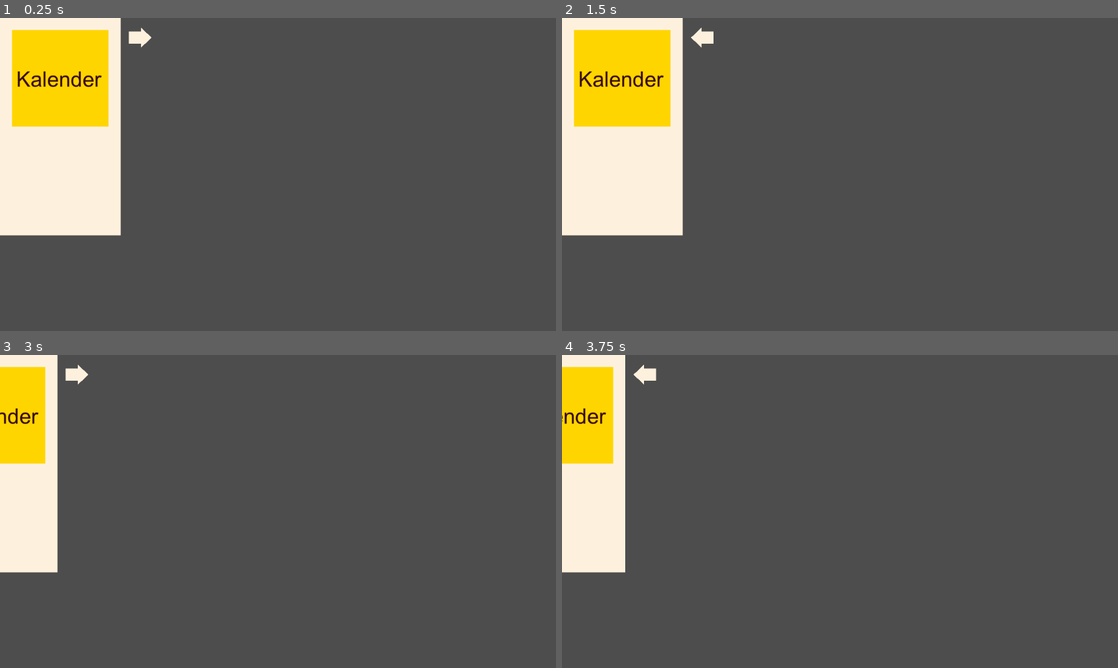
Above: before the commit, frames 1-4 (two rows, left to right).
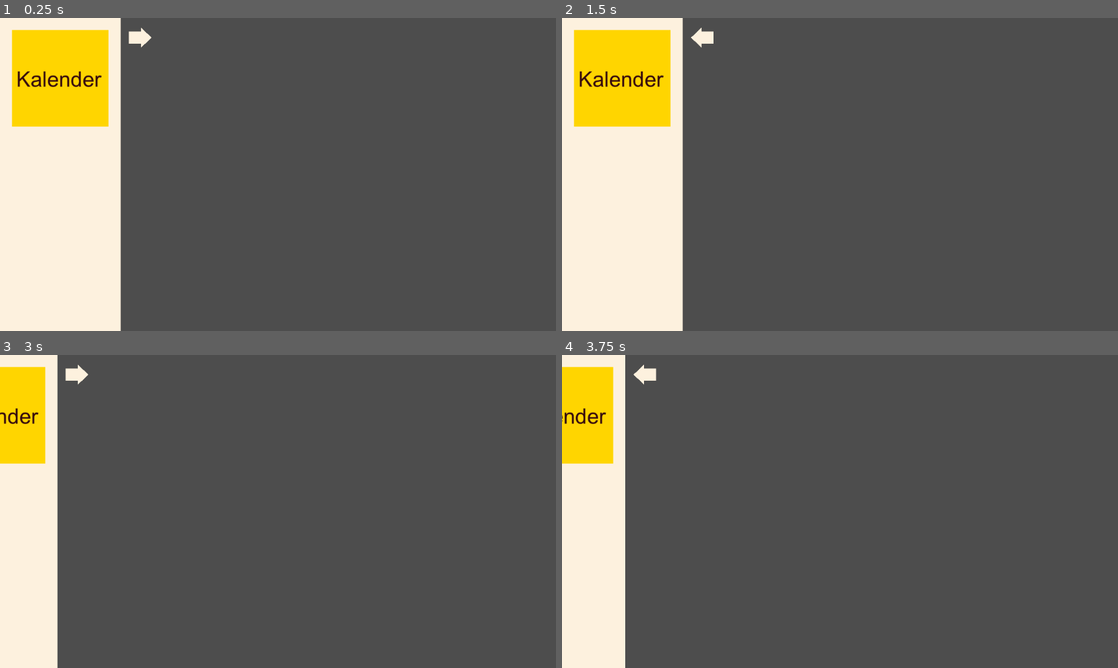
Above: after the commit, the same moments.

Repository: k4444th/Cozy-Moments
Game: Godot game, scene res://scenes/sidenav.tscn
Two runs of this game, one before a commit and one after it. Both use one fixed random seed, a clock stepped at 60 frames per second and the inputs below. The project has no main scene, so this scene is started directly.
Inputs (mouse positions are in pixels of both pictures, inside the frame that each line leads up to):
- Up to frame 1 (0.25 s): no input
- Up to frame 2 (1.5 s): click (623, 77) at 0.5 s; click (701, 36) at 1.25 s
- Up to frame 3 (3 s): click (61, 414) at 2 s; click (139, 373) at 2.75 s
- Up to frame 4 (3.75 s): click (584, 373) at 3.5 s

The runs differ from the first frame. In frame 1, 6.7% of the frame differs, in the area x 0-22%, y 69-100%; in frame 2, 6.7%; in frame 3, 3.2%; in frame 4, 3.5%.
Error before the commit: Invalid access to property or key 'position' on a base object of type 'null instance'. (res://scripts/sidenav.gd:27)
Error after the commit: Invalid access to property or key 'position' on a base object of type 'null instance'. (res://scripts/sidenav.gd:39)

Commit message:
Add ressources to GUI

Diff:
--- a/project.godot
+++ b/project.godot
@@ -14,6 +14,11 @@
 config/features=PackedStringArray("4.4", "Forward Plus")
 boot_splash/bg_color=Color(0.992157, 0.945098, 0.870588, 1)
 boot_splash/image="uid://cb3bmjrjn8edy"
+config/icon="uid://cb3bmjrjn8edy"
+
+[autoload]
+
+Gamemanager="*res://scenes/gamemanager.tscn"
 
 [display]
 
--- /dev/null
+++ b/scenes/game.tscn
@@ -0,0 +1,27 @@
+[gd_scene load_steps=5 format=3 uid="uid://xekont1h321d"]
+
+[ext_resource type="PackedScene" uid="uid://dw5mmhbqsshlo" path="res://scenes/background.tscn" id="1_lbhrr"]
+[ext_resource type="PackedScene" uid="uid://djs2hwhjna0rj" path="res://scenes/workstation.tscn" id="2_iywne"]
+[ext_resource type="PackedScene" uid="uid://uxbb6p5tunh" path="res://scenes/animal.tscn" id="3_p57ef"]
+[ext_resource type="PackedScene" uid="uid://dsogyisvl8hag" path="res://scenes/sidenav.tscn" id="4_u5sy4"]
+
+[node name="Game" type="Node2D"]
+position = Vector2(-2, 0)
+
+[node name="Background" parent="." instance=ExtResource("1_lbhrr")]
+
+[node name="Workstation1" parent="." instance=ExtResource("2_iywne")]
+position = Vector2(-350, 0)
+
+[node name="Workstation2" parent="." instance=ExtResource("2_iywne")]
+position = Vector2(350, 0)
+
+[node name="Animal1" parent="." instance=ExtResource("3_p57ef")]
+position = Vector2(0, -150)
+
+[node name="Animal2" parent="." instance=ExtResource("3_p57ef")]
+position = Vector2(0, 150)
+
+[node name="Sidenav" parent="." instance=ExtResource("4_u5sy4")]
+
+[node name="Camera2D" type="Camera2D" parent="."]
--- /dev/null
+++ b/scenes/gamemanager.tscn
@@ -0,0 +1,6 @@
+[gd_scene load_steps=2 format=3 uid="uid://dddq6keyy4hp2"]
+
+[ext_resource type="Script" uid="uid://dshp1iwgcfrc0" path="res://scripts/gamemanager.gd" id="1_8cp1g"]
+
+[node name="GameManager" type="Node"]
+script = ExtResource("1_8cp1g")
--- a/scenes/main.tscn
+++ /dev/null
@@ -1,26 +0,0 @@
-[gd_scene load_steps=5 format=3 uid="uid://xekont1h321d"]
-
-[ext_resource type="PackedScene" uid="uid://djs2hwhjna0rj" path="res://scenes/workstation.tscn" id="1_0wfyh"]
-[ext_resource type="PackedScene" uid="uid://dw5mmhbqsshlo" path="res://scenes/background.tscn" id="1_jyhfs"]
-[ext_resource type="PackedScene" uid="uid://uxbb6p5tunh" path="res://scenes/animal.tscn" id="1_o5qli"]
-[ext_resource type="PackedScene" uid="uid://dsogyisvl8hag" path="res://scenes/sidenav.tscn" id="3_sugp2"]
-
-[node name="Main" type="Node2D"]
-
-[node name="Background" parent="." instance=ExtResource("1_jyhfs")]
-
-[node name="Workstation1" parent="." instance=ExtResource("1_0wfyh")]
-position = Vector2(-350, 0)
-
-[node name="Workstation2" parent="." instance=ExtResource("1_0wfyh")]
-position = Vector2(350, 0)
-
-[node name="Animal1" parent="." instance=ExtResource("1_o5qli")]
-position = Vector2(0, -150)
-
-[node name="Animal2" parent="." instance=ExtResource("1_o5qli")]
-position = Vector2(0, 150)
-
-[node name="Sidenav" parent="." instance=ExtResource("3_sugp2")]
-
-[node name="Camera2D" type="Camera2D" parent="."]
--- /dev/null
+++ b/scenes/ressource.tscn
@@ -0,0 +1,19 @@
+[gd_scene load_steps=2 format=3 uid="uid://cmplb6r5448bx"]
+
+[ext_resource type="Texture2D" uid="uid://vcvfdawe133s" path="res://assets/mock/general/ressources.png" id="1_rnde1"]
+
+[node name="Ressource" type="Node2D"]
+
+[node name="Image" type="TextureRect" parent="."]
+offset_right = 64.0
+offset_bottom = 64.0
+texture = ExtResource("1_rnde1")
+
+[node name="Label" type="Label" parent="."]
+offset_left = 75.0
+offset_right = 139.0
+offset_bottom = 64.0
+theme_override_colors/font_color = Color(0.988235, 0.945098, 0.870588, 1)
+theme_override_font_sizes/font_size = 28
+text = "0"
+vertical_alignment = 1
--- a/scenes/sidenav.tscn
+++ b/scenes/sidenav.tscn
@@ -14,6 +14,8 @@
 anchors_preset = 15
 anchor_right = 1.0
 anchor_bottom = 1.0
+offset_right = 250.0
+offset_bottom = 648.0
 grow_horizontal = 2
 grow_vertical = 2
 size_flags_horizontal = 0
@@ -37,5 +39,8 @@
 texture_normal = ExtResource("1_64cow")
 stretch_mode = 0
 
+[node name="Ressources" type="Node2D" parent="Everything"]
+position = Vector2(275, 559)
+
 [connection signal="pressed" from="Everything/CalendarButton" to="." method="_on_calendar_button_pressed"]
 [connection signal="pressed" from="Everything/ArrowButton" to="." method="_on_arrow_button_pressed"]
--- /dev/null
+++ b/scripts/gamemanager.gd
@@ -0,0 +1,46 @@
+extends Node
+
+const SAVE_FILE_PATH := "user://cozymoments.json"
+
+const ressources := ["berries", "wood", "tea"]
+
+var currentRound := {
+	"memories": 0,
+	"berries": 0,
+	"wood": 0,
+	"tea": 0
+}
+
+func _ready() -> void:
+	loadGame()
+
+func saveGame():
+	var data = {
+		"currentRound": currentRound
+	}
+	var file = FileAccess.open(SAVE_FILE_PATH, FileAccess.WRITE)
+	file.store_string(JSON.stringify(data))
+	file.close()
+
+func loadGame():
+	if FileAccess.file_exists(SAVE_FILE_PATH):
+		var file = FileAccess.open(SAVE_FILE_PATH, FileAccess.READ)
+		var content = file.get_as_text()
+		file.close()
+
+		var loadedData = JSON.parse_string(content)
+		if typeof(loadedData) == TYPE_DICTIONARY:
+			currentRound = loadedData.get("currentRound", {
+					"memories": 0,
+					"berries": 0,
+					"wood": 0,
+					"tea": 0
+				}
+			)
+
+func resetGame():
+	currentRound["memories"] = 0
+	currentRound["berries"] = 0
+	currentRound["wood"] = 0
+	currentRound["tea"] = 0
+	saveGame()
--- a/scripts/sidenav.gd
+++ b/scripts/sidenav.gd
@@ -5,19 +5,31 @@
 var sidenavWidth := 250.0
 var sidenavContentWidth := 200
 var openSidenavSpeed := 0.35
+var availableRessources = 0
 
+@onready var camera = $"../Camera2D"
 @onready var everything = $Everything
 @onready var sidenav = $Everything/Sidenav
-@onready var camera = $"../Camera2D"
 @onready var arrowButton = $Everything/ArrowButton
 @onready var calendar = $Everything/CalendarButton
+@onready var ressources = $Everything/Ressources
+
+@onready var ressourceScene : = preload("res://scenes/ressource.tscn")
 
 func _ready() -> void:
-	sidenav.size = Vector2(sidenavWidth, DisplayServer.screen_get_size().y)
+	get_viewport().size_changed.connect(resize)
+	initSizes()
+	initPositions()
+	initRessources()
+
+func initSizes():
+	sidenav.size = Vector2(sidenavWidth, get_viewport().get_visible_rect().size.y)
 	arrowButton.position = Vector2(sidenavWidth + buttonMargin, buttonMargin)
 	calendar.scale = Vector2(sidenavContentWidth / 256.0, sidenavContentWidth / 256.0)
 	calendar.position = Vector2((sidenavWidth - sidenavContentWidth) / 2, (sidenavWidth - sidenavContentWidth) / 2)
+	ressources.position = Vector2(sidenavWidth + buttonMargin, get_viewport().get_visible_rect().size.y - 64 - buttonMargin)
 
+func initPositions():
 	arrowButton.flip_h = !sidenavOpen
 
 	if sidenavOpen:
@@ -26,6 +38,23 @@
 	else:
 		camera.position.x = 0
 		everything.position.x = -sidenavWidth
+
+func initRessources():
+	print(Gamemanager.ressources)
+	for ressource in Gamemanager.ressources:
+		if Gamemanager.currentRound[ressource] > 0:
+			addRessourceToGUI(ressource, availableRessources)
+			availableRessources += 1
+
+func addRessourceToGUI(ressource: String, index: int):
+	var ressourceNode = ressourceScene.instantiate()
+	ressourceNode.position.x = index * (128 + buttonMargin)
+	ressourceNode.get_child(1).text = str(int(Gamemanager.currentRound[ressource]))
+	get_node("/root/Game/Sidenav/Everything/Ressources").add_child(ressourceNode)
+
+func resize():
+	sidenav.size = Vector2(sidenavWidth, get_viewport().get_visible_rect().size.y)
+	ressources.position = Vector2(sidenavWidth + buttonMargin, get_viewport().get_visible_rect().size.y - 64 - buttonMargin)
 
 func _on_arrow_button_pressed() -> void:
 	sidenavOpen = !sidenavOpen
Binary file added: assets/mock/general/ressources.png
Not shown, changed: assets/mock/general/ressources.png.import
Not shown, added: scripts/gamemanager.gd.uid
